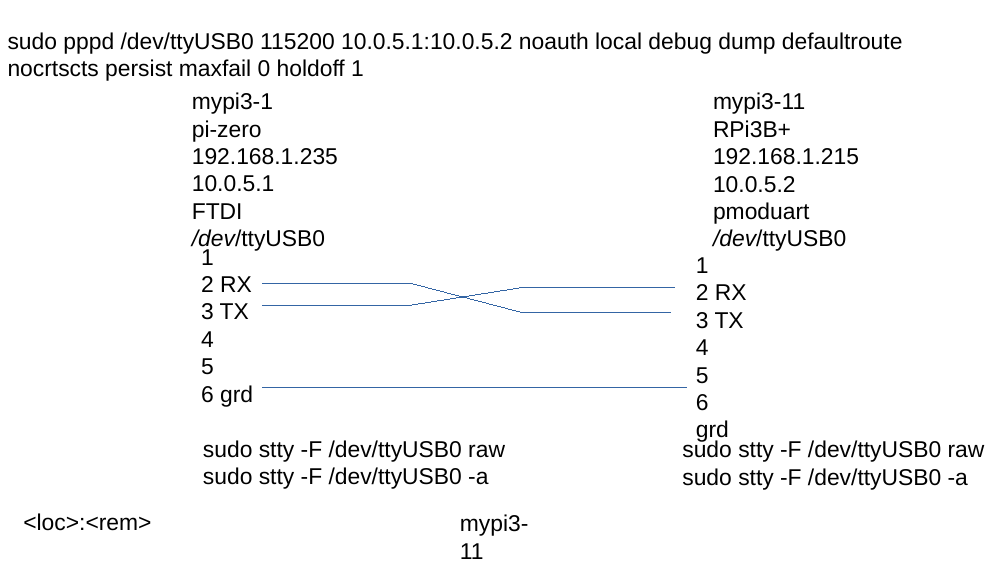
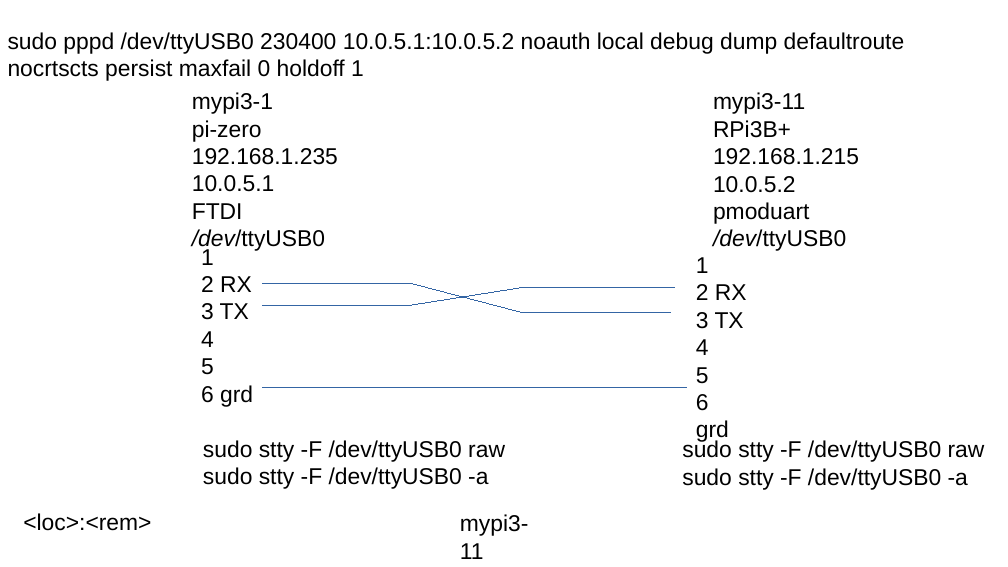
Before and after one commit to develone/Ultibo_Projects, a slide deck: slide 2 of slip-ppp/doc/ppp.odp. Drawn at 1008x567 pixels with LibreOffice and Linux fonts; fonts in the diff are those of the drawing. Boxes give left, top, right and bottom in pixels: in the first picture for what was removed or moved away, otherwise in the second. Text is boxed around its words. In the diff, an @@ line names an element or a change of style, - is before the commit and + after.

```diff
--- a/slip-ppp/doc/ppp.odp
+++ b/slip-ppp/doc/ppp.odp
@@ text at (8,32,905,81): text changed @@
-sudo pppd /dev/ttyUSB0 115200 10.0.5.1:10.0.5.2 noauth local debug dump defaultroute nocrtscts persist maxfail 0 holdoff 1
+sudo pppd /dev/ttyUSB0 230400 10.0.5.1:10.0.5.2 noauth local debug dump defaultroute nocrtscts persist maxfail 0 holdoff 1
```
Also in this commit, not shown: 1 other slide changed.
